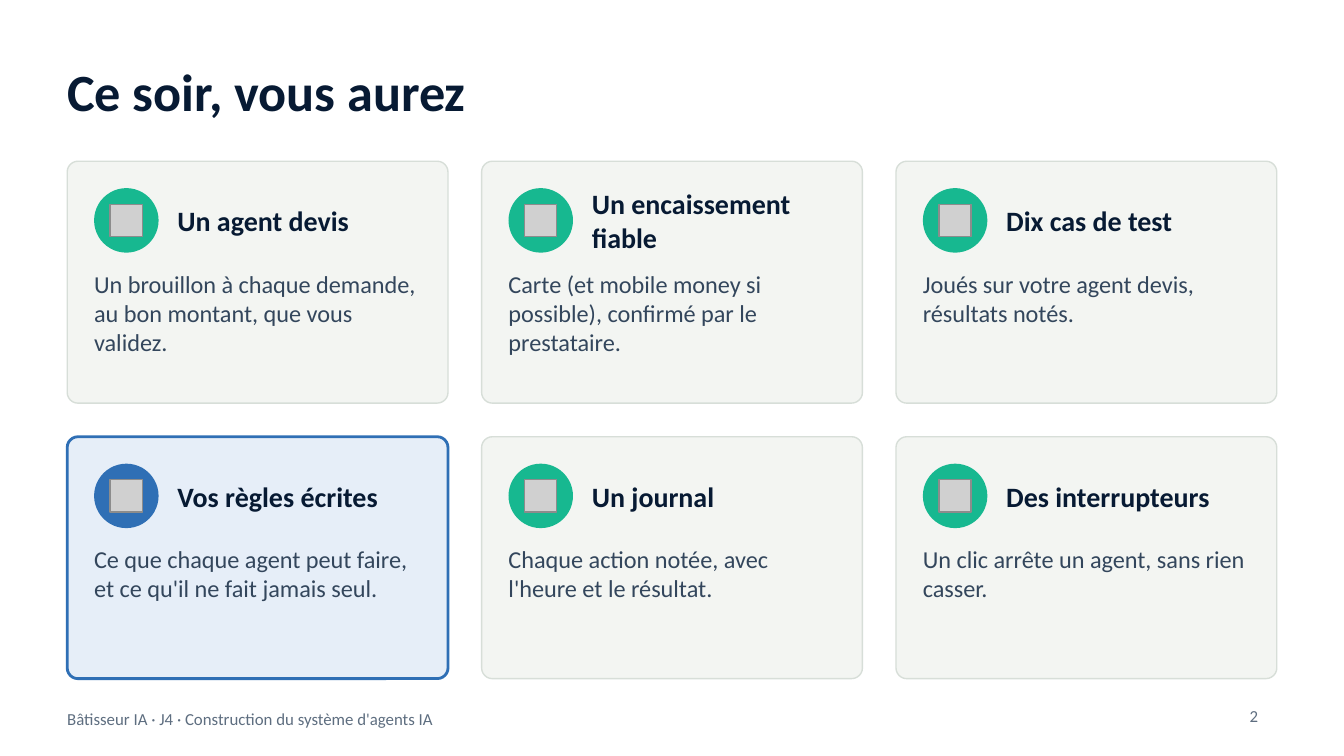
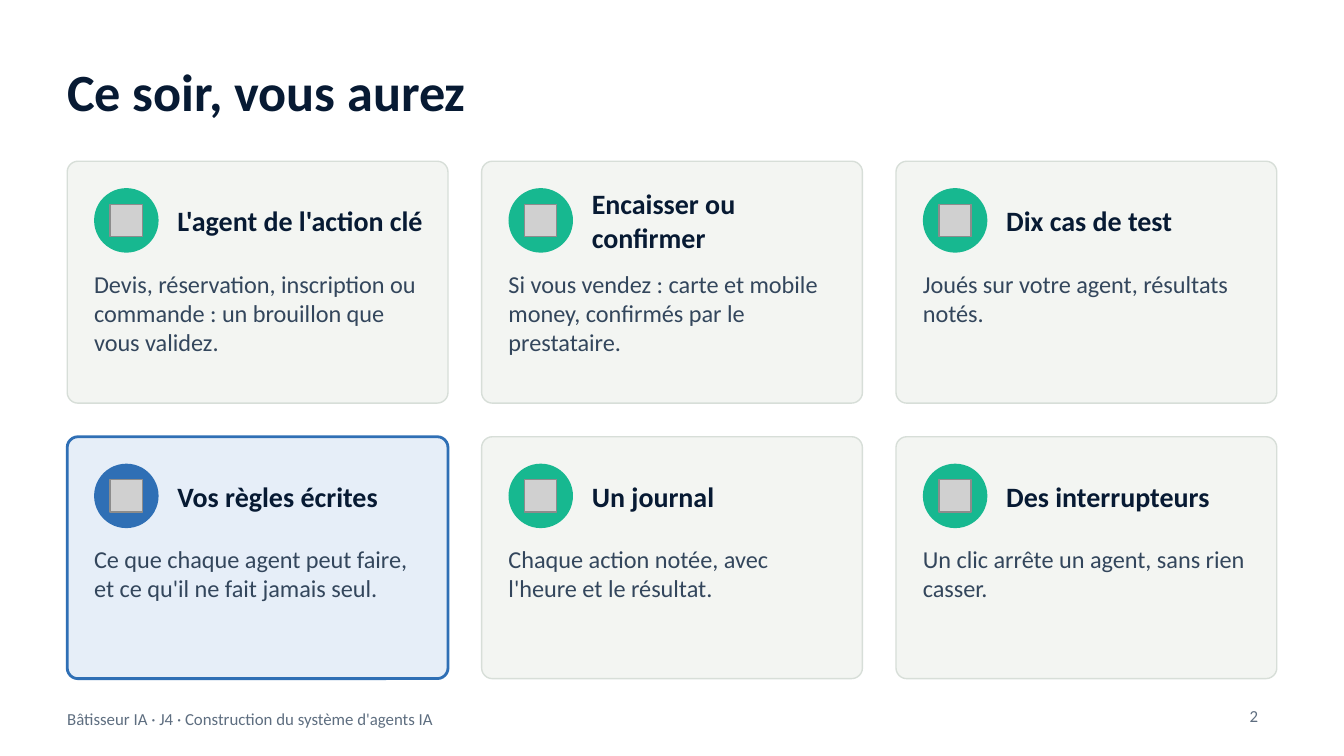
Before and after one commit to benyG/cisspbootcamp, a slide deck: slide 2 of content/library/files/Batisseur-IA-J4.pptx. Drawn at 1344x756 pixels with LibreOffice and Linux fonts; fonts in the diff are those of the drawing; grey boxes stand for pictures. Boxes give left, top, right and bottom in pixels: in the first picture for what was removed or moved away, otherwise in the second. Text is boxed around its words. In the diff, an @@ line names an element or a change of style, - is before the commit and + after.

```diff
--- a/content/library/files/Batisseur-IA-J4.pptx
+++ b/content/library/files/Batisseur-IA-J4.pptx
@@ text at box(592, 194, 735, 249): text changed @@
-Un encaissement fiable
+Encaisser ou confirmer
@@ text at box(177, 211, 423, 236): text changed @@
-Un agent devis
+L'agent de l'action clé
@@ text at box(94, 276, 416, 351): text changed @@
-Un brouillon à chaque demande, au bon montant, que vous validez.
+Devis, réservation, inscription ou commande : un brouillon que vous validez.
@@ text at box(508, 276, 818, 355): text changed @@
-Carte (et mobile money si possible), confirmé par le prestataire.
+Si vous vendez : carte et mobile money, confirmés par le prestataire.
@@ text at box(923, 276, 1228, 322): text changed @@
-Joués sur votre agent devis, résultats notés.
+Joués sur votre agent, résultats notés.
```
Also in this commit, not shown: 15 other slides changed, 1 slide added, 13 other files.
